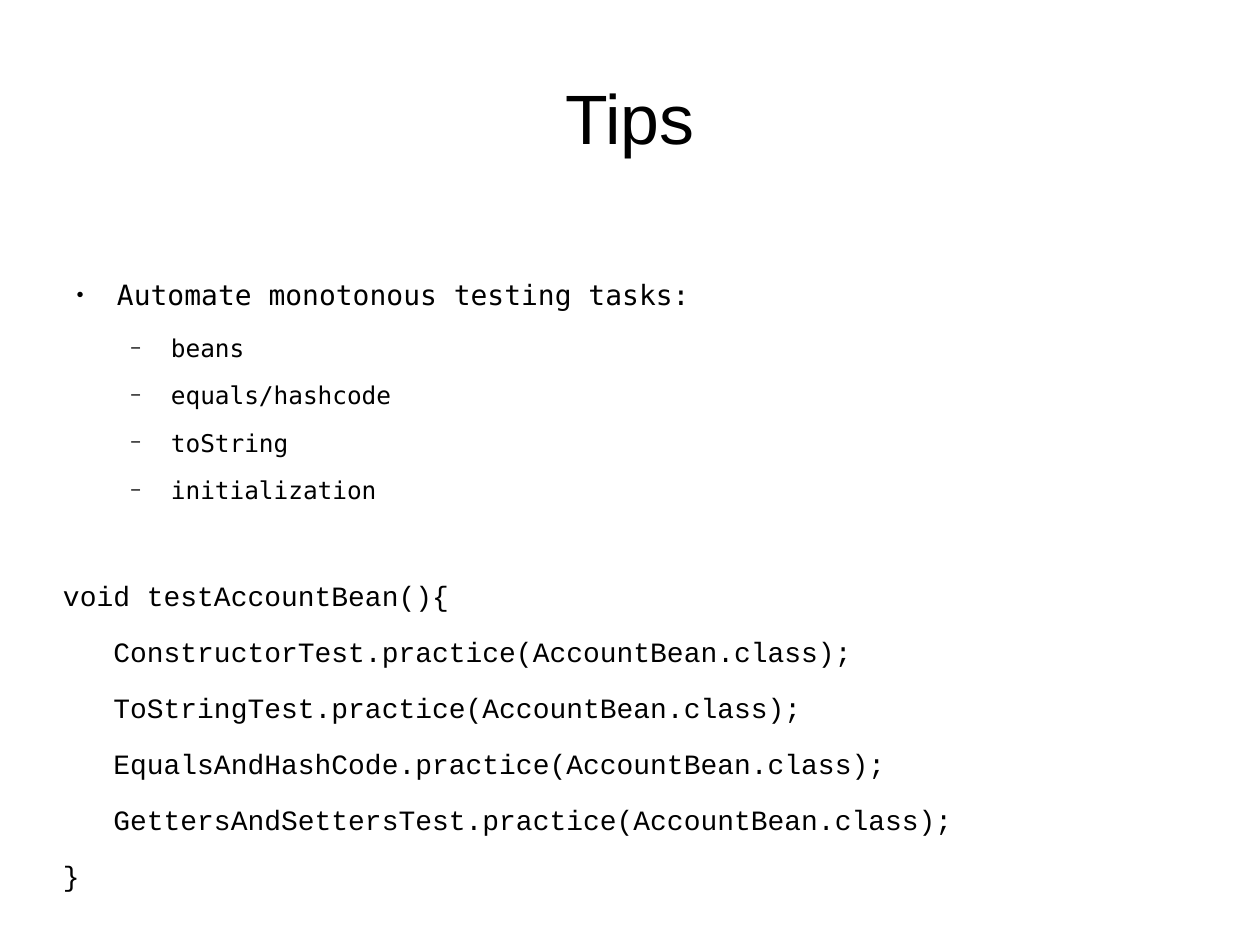
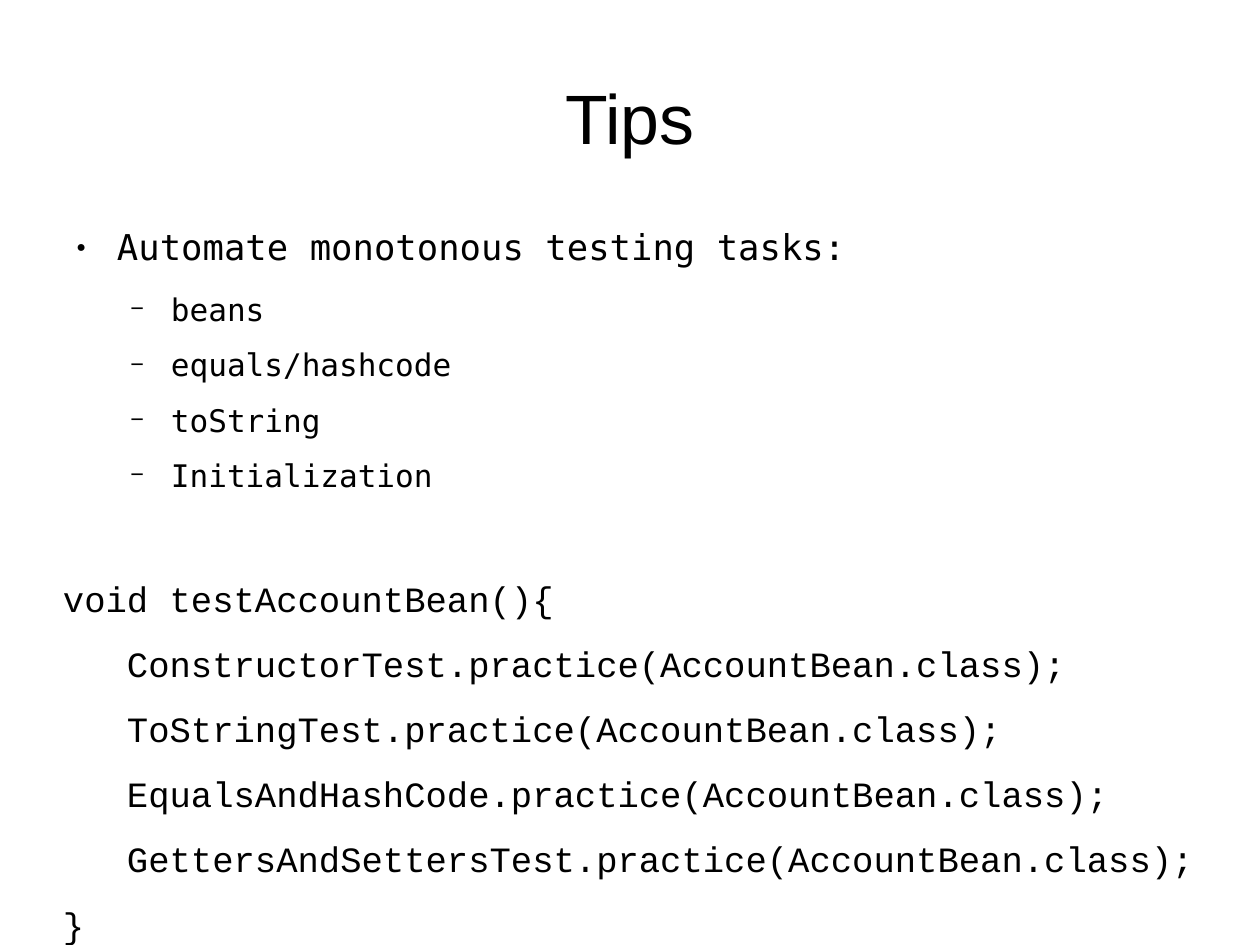
Before and after one commit to wesamhaboush/unittesting-techniques, a slide deck: slide 25 of pres.odp. Drawn at 1260x945 pixels with LibreOffice and Linux fonts; fonts in the diff are those of the drawing. Boxes give left, top, right and bottom in pixels: in the first picture for what was removed or moved away, otherwise in the second. Text is boxed around its words. In the diff, an @@ line names an element or a change of style, - is before the commit and + after.

```diff
--- a/pres.odp
+++ b/pres.odp
@@ text "Automate monotonous testing tasks:" moved from (x1=63, y1=283, x2=952, y2=836) to (x1=63, y1=233, x2=1194, y2=880) @@
@@ text at (x1=63, y1=233, x2=1194, y2=880): size 17.6 to 22.4 pt in "Automate monotonous testing tasks:", "void testAccountBean(){", "ConstructorTest.practice(AccountBean.class);", "ToStringTest.practice(AccountBean.class);" and 3 more places; size 15.4 to 19.6 pt in "beans", "equals/hashcode", "toString" @@
@@ text at (x1=171, y1=463, x2=433, y2=488): text changed; size 15.4 to 19.6 pt @@
-  − initialization
+  − Initialization
```
Also in this commit, not shown: 2 other slides changed, 1 slide added.
